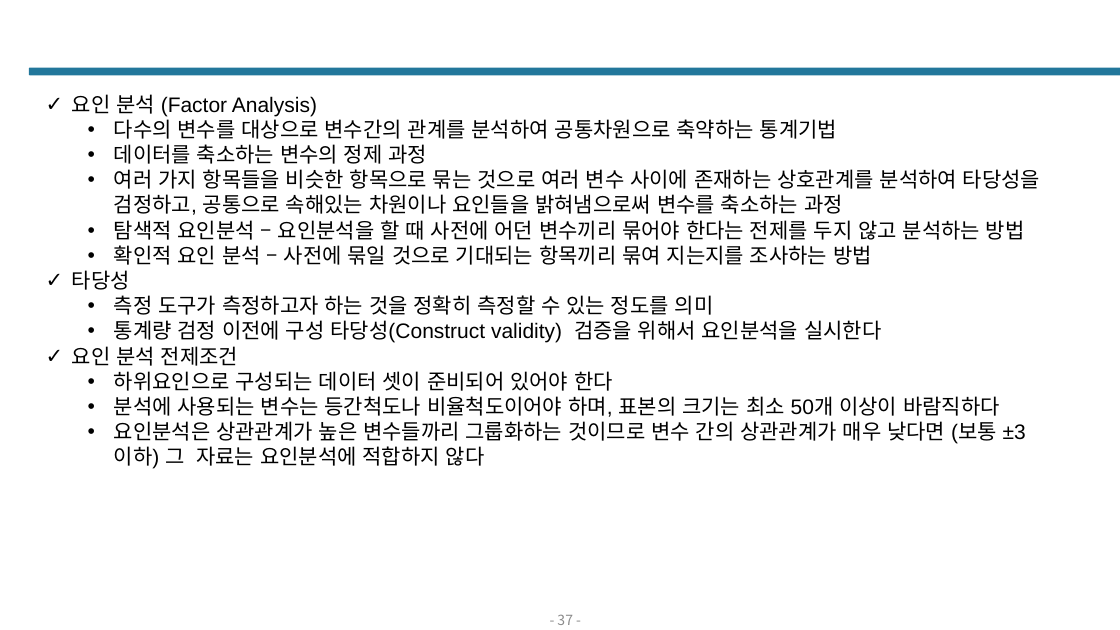
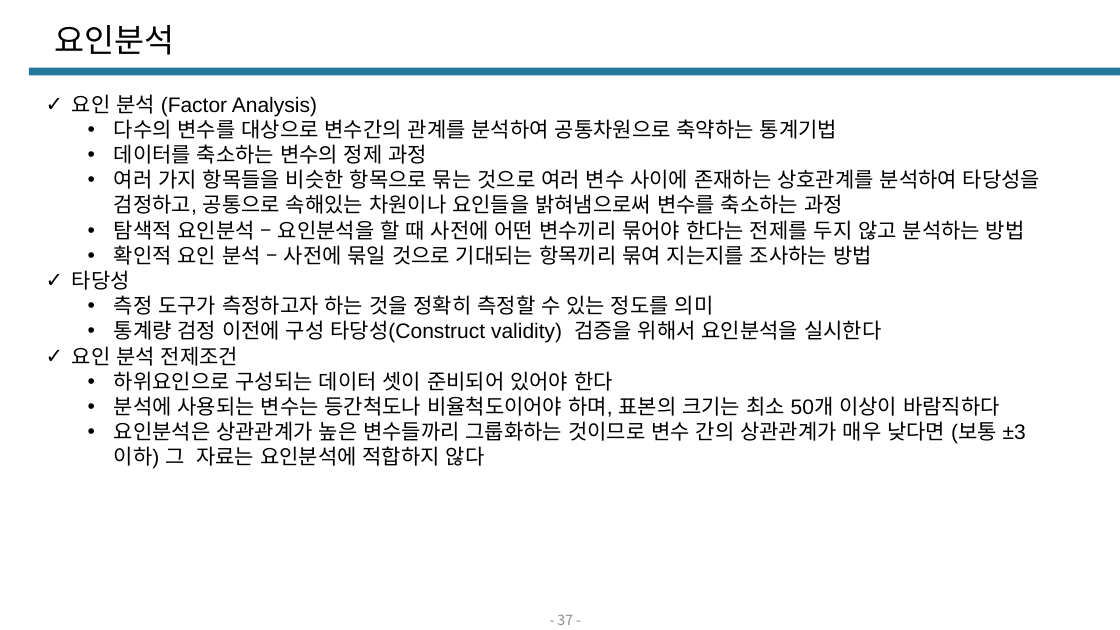
Before and after one commit to Q3333/TIL, a slide deck: slide 37 of BigData/통계/통계v3.pptx. Drawn at 1120x630 pixels with LibreOffice and Linux fonts; fonts in the diff are those of the drawing. Boxes give left, top, right and bottom in pixels: in the first picture for what was removed or moved away, otherwise in the second. Text is boxed around its words. In the diff, an @@ line names an element or a change of style, - is before the commit and + after.

```diff
--- a/BigData/통계/통계v3.pptx
+++ b/BigData/통계/통계v3.pptx
@@ text added at [55, 25, 175, 55], 28 pt, text #000000 @@
+요인분석
@@ text at [114, 220, 1025, 240]: text changed @@
-  • 탐색적 요인분석 – 요인분석을 할 때 사전에 어던 변수끼리 묶어야 한다는 전제를 두지 않고 분석하는 방법
+  • 탐색적 요인분석 – 요인분석을 할 때 사전에 어떤 변수끼리 묶어야 한다는 전제를 두지 않고 분석하는 방법
```
Also in this commit, not shown: 12 other slides changed, 28 slides added, 1 slide removed, 24 other files.
